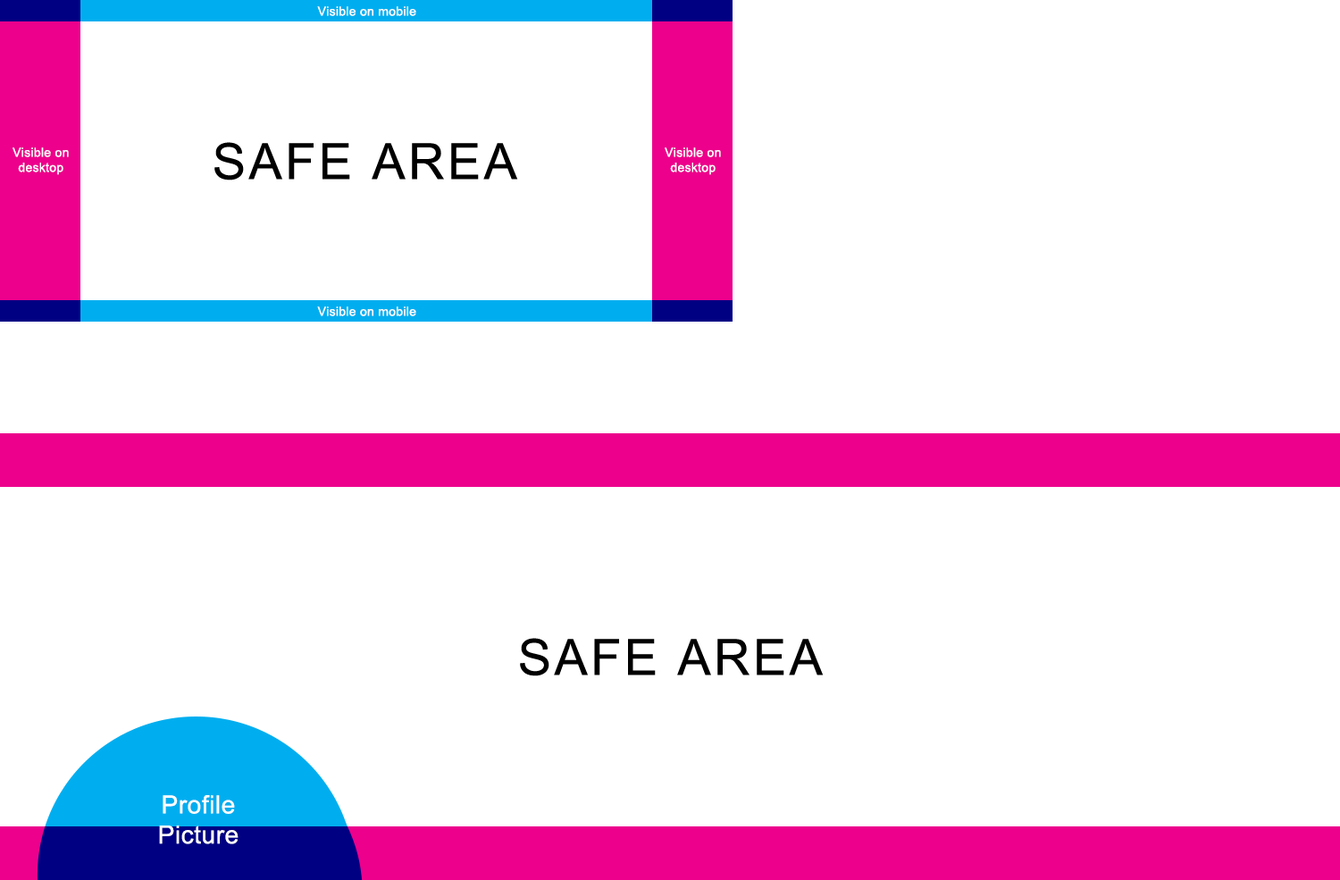
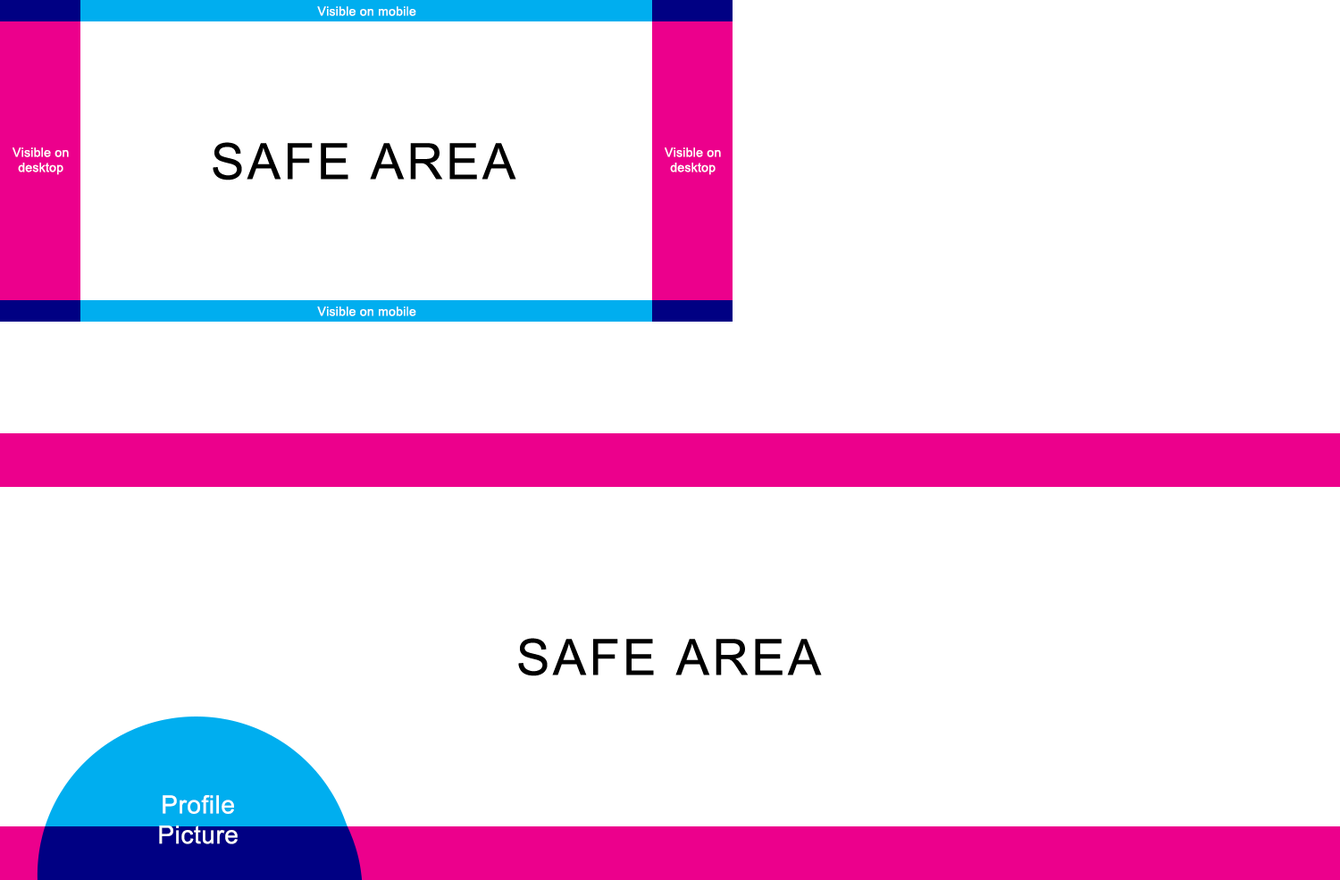
Layered file, before and after one edit (1340px x 880px). Changes by layer:
painted on "Safe Area" (2nd of 4, in "Twitter" › "Safe Area") over 518, 637, 824, 677
painted on "Profile Picture" over 159, 795, 239, 845
painted on "Safe Area" (4th of 4, in "FB" › "Safe Area") over 212, 142, 519, 181
painted on "Visible on Desktop (Left)" (1st of 2, in "FB" › "Safe Area" › "Desktop") over 12, 147, 69, 176
painted on "Visible on Desktop (Right)" (1st of 2, in "FB" › "Safe Area" › "Desktop") over 664, 147, 722, 176
painted on "Visible on Mobile (Top)" (1st of 2, in "FB" › "Safe Area" › "Mobile") over 317, 6, 417, 17
painted on "Visible on Mobile (Bottom)" (1st of 2, in "FB" › "Safe Area" › "Mobile") over 317, 306, 417, 317
